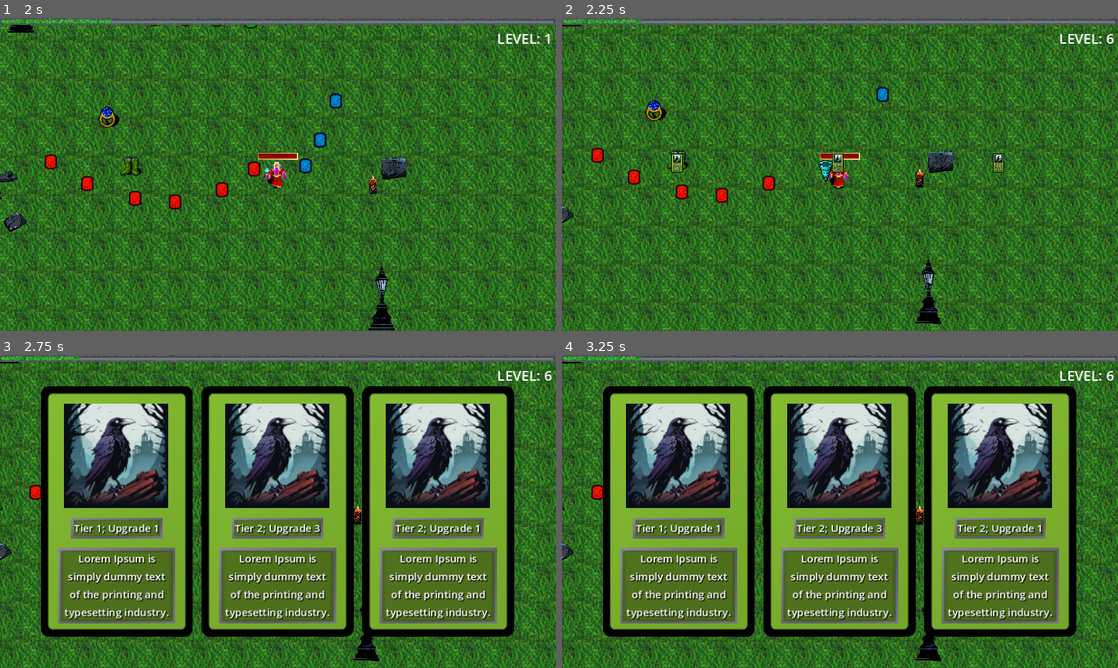
Above: before the commit, frames 1-4 (two rows, left to right).
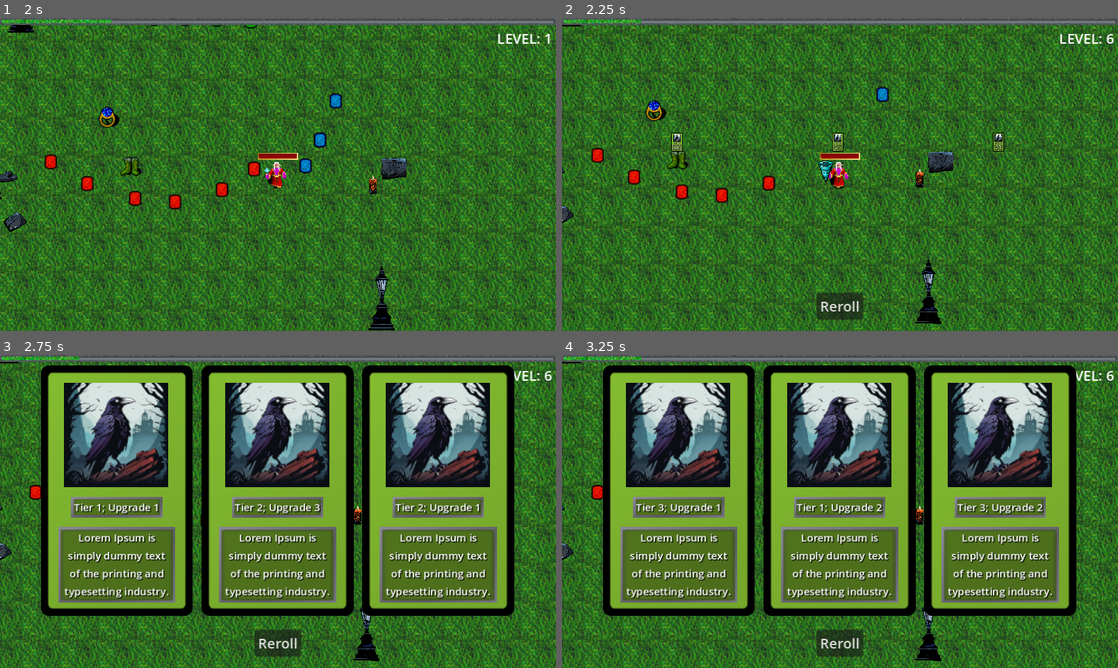
Above: after the commit, the same moments.

Repository: AGH-Code-Industry/monstrous-tide
Game: Godot game, scene res://Assets/World/world.tscn
Two runs of this game, one before a commit and one after it. Both use one fixed random seed, a clock stepped at 60 frames per second and the inputs below.
Inputs (mouse positions are in pixels of both pictures, inside the frame that each line leads up to):
- Up to frame 1 (2 s): tap Enter at 0.5 s; move the mouse to (400, 158) at 0.52 s; press the mouse at (400, 158) at 0.53 s; hold D (right) 0.53-1.28 s; move the mouse to (166, 190) at 1.27 s; release the mouse at (166, 190) at 1.28 s; hold S (down) from 1.28 s (still down); click (166, 190) at 1.35 s
- Up to frame 2 (2.25 s): move the mouse to (895, 105) at 2.02 s; release S (down) at 2.03 s; press the mouse at (895, 105) at 2.03 s; hold D (right) from 2.03 s (still down)
- Up to frame 3 (2.75 s): keep holding D (right)
- Up to frame 4 (3.25 s): release D (right) at 2.75 s; release the mouse at (895, 442) at 2.75 s; click (840, 642) at 2.75 s, where only the run after the commit has a clickable "Reroll"

Frame 1 is identical in both runs. In frame 2, 1.4% of the frame differs, in the area x 19-80%, y 36-97%; in frame 3, 44%, in the area x 7-93%, y 3-97%; in frame 4, 44%.

Commit message:
reroll button added

Diff:
--- a/Assets/Utility/Managers/weapon_manager.gd
+++ b/Assets/Utility/Managers/weapon_manager.gd
@@ -14,14 +14,17 @@
 			weapons.append(node)
 
 
-# returns specified amount of upgrades chosen randomly
-func get_randomly_chosen_upgrades(amount: int):
-	# Geting upgrades from each weapon
+func get_all_upgrades():
 	var all_upgrades = []
 	for weapon in weapons:
 		all_upgrades.append_array(weapon.get_available_upgrades())
+	return all_upgrades
+
+# returns specified amount of upgrades chosen randomly
+func get_randomly_chosen_upgrades(amount: int, avoided_upgrades = []):
+	# Geting upgrades from each weapon
+	var all_upgrades = get_all_upgrades()
 	# Checking if array of upgrades is empty
-	print(all_upgrades)
 	if all_upgrades.size() == 0:
 		return
 	# Array for drawn upgrades
@@ -35,6 +38,9 @@
 		var offset: float = 0
 		for upgrade in all_upgrades:
 			if random_number < upgrade.weight + offset:
+				if upgrade in avoided_upgrades:
+#					offset += upgrade.weight
+					continue
 				drawn_upgrades.append(upgrade)
 				all_upgrades.erase(upgrade)
 				break
--- a/Assets/Utility/UI/LvlUps/CardPopupMenu.gd
+++ b/Assets/Utility/UI/LvlUps/CardPopupMenu.gd
@@ -3,16 +3,18 @@
 @onready var h_box_container = $MarginContainer/HBoxContainer
 var level_up_card = preload("res://Assets/Utility/UI/LvlUps/LvlUpCard.tscn")
 var WeaponManager: Node
+var current_upgrades
 
 
-func create_cards():
+func create_cards(avoided_upgrades = []):
+	visible = true
 	if WeaponManager == null:
 		return
-	var all_upgrades = WeaponManager.get_randomly_chosen_upgrades(3)
-	if all_upgrades == null:
+	current_upgrades = WeaponManager.get_randomly_chosen_upgrades(3, avoided_upgrades)
+	if current_upgrades == null:
 		get_tree().paused = false
 		return
-	for upgrade in all_upgrades:
+	for upgrade in current_upgrades:
 		var level_up_card_instance = level_up_card.instantiate()
 		level_up_card_instance.upgrade = upgrade
 		level_up_card_instance.get_node("%ItemName").text = str(upgrade.name)
@@ -24,14 +26,25 @@
 func remove_cards():
 	for card in h_box_container.get_children():
 		card.queue_free()
-
+	visible = false
+#	$MarginContainer/Button.visible = false
 
 func level_up(levels_to_lvlup: int):
 	if len(h_box_container.get_children()) > 0:
 		await GameEvents.upgrade_selected
 	for i in levels_to_lvlup:
+		if len(WeaponManager.get_all_upgrades()) == 0:
+			return
 		get_tree().paused = true
 		create_cards()
 		await GameEvents.upgrade_selected
 		remove_cards()
 		get_tree().paused = false
+
+
+func _on_button_pressed():
+	print(len(WeaponManager.get_all_upgrades()) - len(current_upgrades))
+	if len(WeaponManager.get_all_upgrades()) - len(current_upgrades) < 3:
+		return
+	remove_cards()
+	create_cards(current_upgrades)
--- a/Assets/Utility/UI/LvlUps/CardPopupMenu.tscn
+++ b/Assets/Utility/UI/LvlUps/CardPopupMenu.tscn
@@ -4,18 +4,17 @@
 
 [node name="CardPopupMenu" type="CanvasLayer"]
 process_mode = 3
+visible = false
 script = ExtResource("1_rdosj")
 
-[node name="MarginContainer" type="MarginContainer" parent="."]
+[node name="MarginContainer" type="VBoxContainer" parent="."]
 anchors_preset = 15
 anchor_right = 1.0
 anchor_bottom = 1.0
 grow_horizontal = 2
 grow_vertical = 2
-theme_override_constants/margin_left = 8
-theme_override_constants/margin_top = 8
-theme_override_constants/margin_right = 8
-theme_override_constants/margin_bottom = 8
+theme_override_constants/separation = 16
+alignment = 1
 
 [node name="HBoxContainer" type="HBoxContainer" parent="MarginContainer"]
 layout_mode = 2
@@ -23,3 +22,11 @@
 size_flags_vertical = 4
 theme_override_constants/separation = 10
 alignment = 1
+
+[node name="Button" type="Button" parent="MarginContainer"]
+layout_mode = 2
+size_flags_horizontal = 4
+size_flags_vertical = 4
+text = "Reroll"
+
+[connection signal="pressed" from="MarginContainer/Button" to="." method="_on_button_pressed"]
